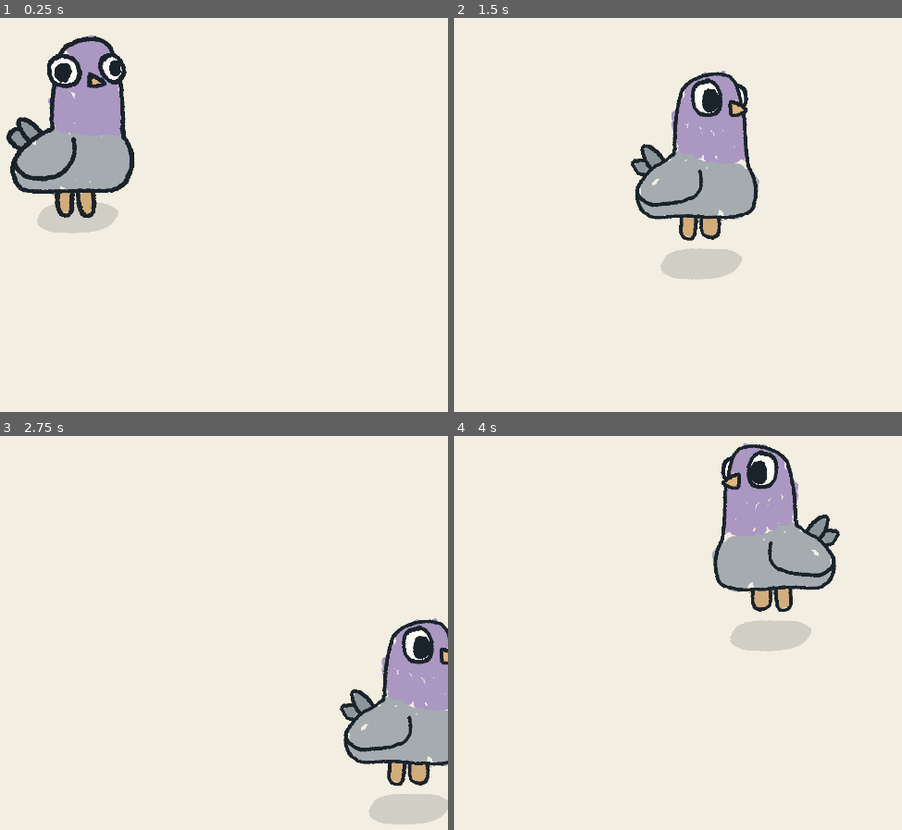
Above: before the commit, frames 1-4 (two rows, left to right).
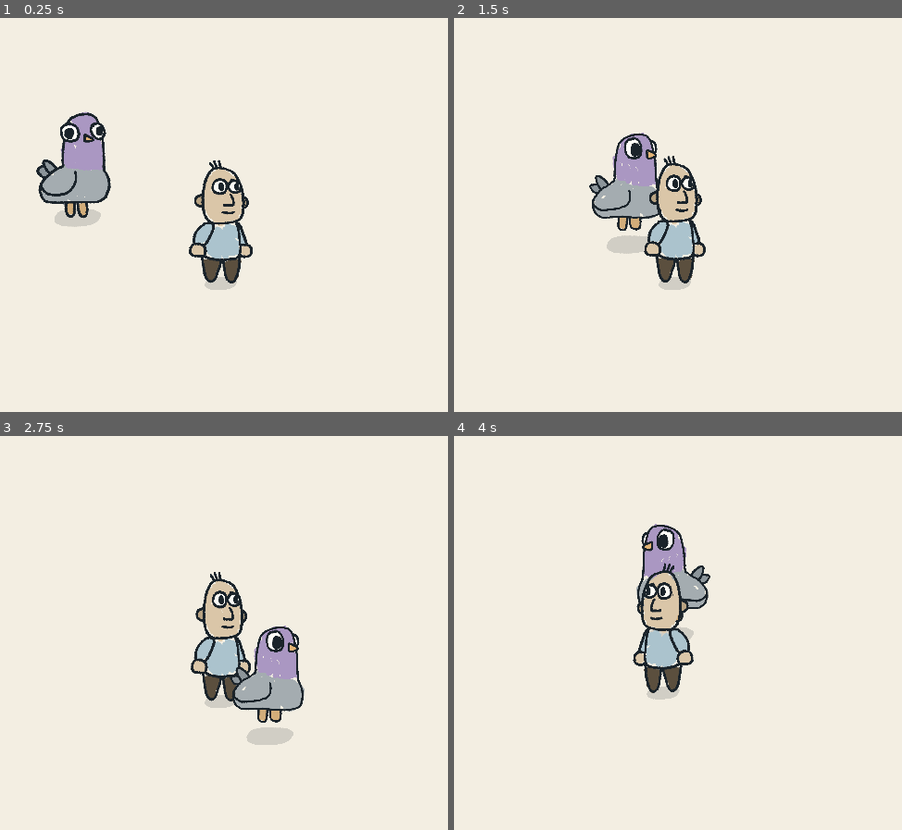
Above: after the commit, the same moments.

Repository: martindzejky/pigeon-in-town
Game: Godot game, scene res://main.tscn
Two runs of this game, one before a commit and one after it. Both use one fixed random seed, a clock stepped at 60 frames per second and the inputs below.
Inputs:
- Up to frame 1 (0.25 s): no input
- Up to frame 2 (1.5 s): hold D (move_right) 0.53-1.28 s; hold S (move_down) from 1.28 s (still down)
- Up to frame 3 (2.75 s): release S (move_down) at 2.03 s; hold D (move_right) from 2.03 s (still down)
- Up to frame 4 (4 s): release D (move_right) at 2.78 s; hold W (move_up) 2.78-3.53 s; hold A (move_left) from 3.53 s (still down)

The runs differ from the first frame. In frame 1, 10% of the frame differs, in the area x 1-57%, y 4-70%; in frame 2, 12%; in frame 3, 14%, in the area x 42-100%, y 34-99%; in frame 4, 13%.

Commit message:
add npm to main and adjust zoom

Diff:
--- a/main.tscn
+++ b/main.tscn
@@ -2,12 +2,19 @@
 
 [ext_resource type="PackedScene" path="res://objects/shadow_canvas_group.tscn" id="1_0xm2m"]
 [ext_resource type="PackedScene" uid="uid://bi13ymg3xdf50" path="res://objects/pigeon.tscn" id="1_ig7tw"]
+[ext_resource type="PackedScene" uid="uid://dilh58yingxqj" path="res://objects/regular_folk.tscn" id="3_h2yge"]
 
 [node name="main" type="Node" unique_id=1458451637]
 
 [node name="shadow_canvas_group" parent="." unique_id=1130259802 instance=ExtResource("1_0xm2m")]
 
 [node name="camera" type="Camera2D" parent="." unique_id=1203253204]
-zoom = Vector2(0.5, 0.5)
+zoom = Vector2(0.29, 0.29)
 
-[node name="pigeon" parent="." unique_id=553052625 instance=ExtResource("1_ig7tw")]
+[node name="world_sort" type="Node2D" parent="." unique_id=743191100]
+y_sort_enabled = true
+
+[node name="pigeon" parent="world_sort" unique_id=553052625 instance=ExtResource("1_ig7tw")]
+
+[node name="regular_folk" parent="world_sort" unique_id=1083386034 instance=ExtResource("3_h2yge")]
+position = Vector2(534, 245)
